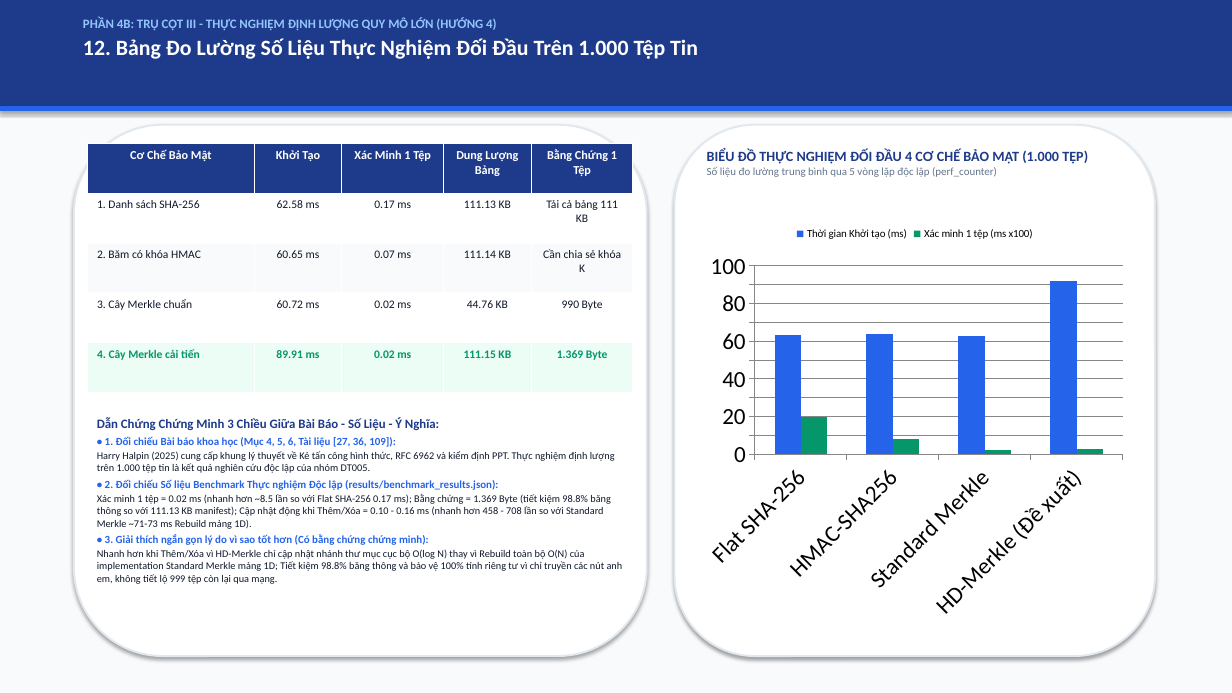
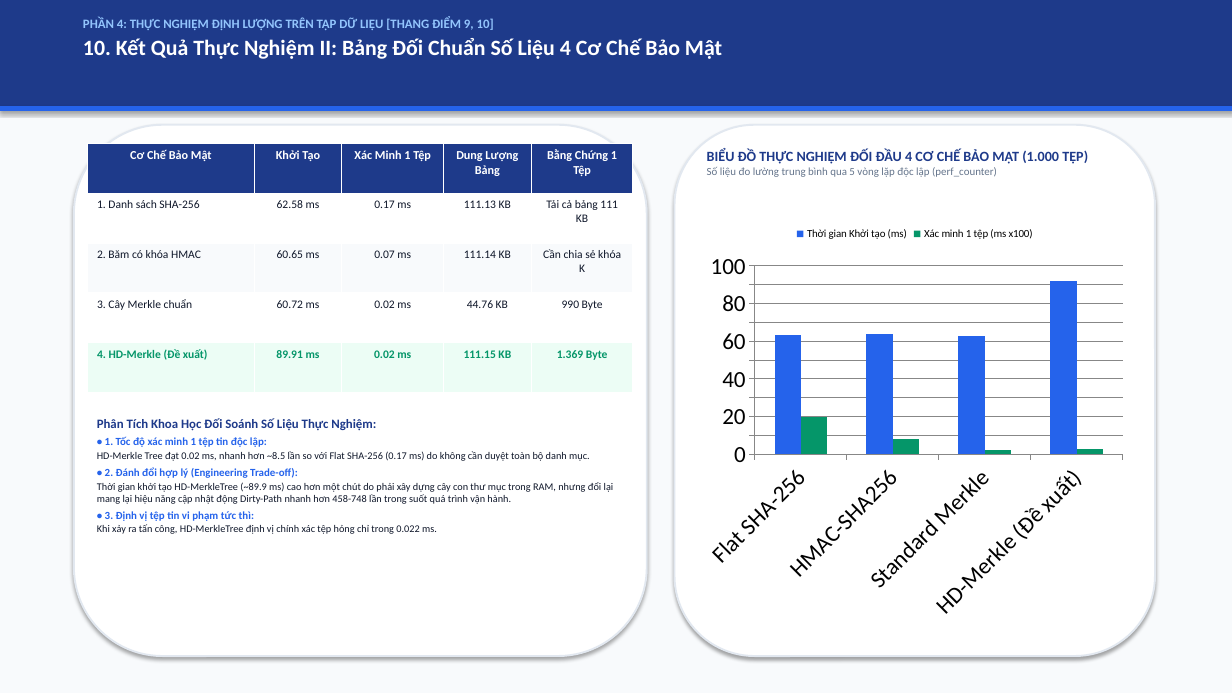
Before and after one commit to kietvo5924/ATBMHTTT_DT005_FileIntegrity, a slide deck: slide 11 of docs/Bao_Cao_Giua_Ky_DT05.pptx (slide 13 before the commit). Drawn at 1232x693 pixels with LibreOffice and Linux fonts; fonts in the diff are those of the drawing. Boxes give left, top, right and bottom in pixels: in the first picture for what was removed or moved away, otherwise in the second. Text is boxed around its words. In the diff, an @@ line names an element or a change of style, - is before the commit and + after.

```diff
--- a/docs/Bao_Cao_Giua_Ky_DT05.pptx
+++ b/docs/Bao_Cao_Giua_Ky_DT05.pptx
@@ text at [83,17,722,59]: text changed @@
-PHẦN 4B: TRỤ CỘT III - THỰC NGHIỆM ĐỊNH LƯỢNG QUY MÔ LỚN (HƯỚNG 4)
-12. Bảng Đo Lường Số Liệu Thực Nghiệm Đối Đầu Trên 1.000 Tệp Tin
+PHẦN 4: THỰC NGHIỆM ĐỊNH LƯỢNG TRÊN TẬP DỮ LIỆU [THANG ĐIỂM 9, 10]
+10. Kết Quả Thực Nghiệm II: Bảng Đối Chuẩn Số Liệu 4 Cơ Chế Bảo Mật
@@ table at [88,143,633,393] @@
-row 5, column 1: 4. Cây Merkle cải tiến
+row 5, column 1: 4. HD-Merkle (Đề xuất)
@@ text at [97,418,614,534]: text changed @@
-Dẫn Chứng Chứng Minh 3 Chiều Giữa Bài Báo - Số Liệu - Ý Nghĩa:
-• 1. Đối chiếu Bài báo khoa học (Mục 4, 5, 6, Tài liệu [27, 36, 109]):
-Harry Halpin (2025) cung cấp khung lý thuyết về Kẻ tấn công hình thức, RFC 6962 và kiểm định PPT. Thực nghiệm định lượng trên 1.000 tệp tin là kết quả nghiên cứu độc lập của nhóm DT005.
-• 2. Đối chiếu Số liệu Benchmark Thực nghiệm Độc lập (results/benchmark_results.json):
-Xác minh 1 tệp = 0.02 ms (nhanh hơn ~8.5 lần so với Flat SHA-256 0.17 ms); Bằng chứng = 1.369 Byte (tiết kiệm 98.8% băng thông so với 111.13 KB manifest); Cập nhật động khi Thêm/Xóa = 0.10 - 0.16 ms (nhanh hơn 458 - 708 lần so với Standard Merkle ~71-73 ms Rebuild mảng 1D).
-• 3. Giải thích ngắn gọn lý do vì sao tốt hơn (Có bằng chứng chứng minh):
-Nhanh hơn khi Thêm/Xóa vì HD-Merkle chỉ cập nhật nhánh thư mục cục bộ O(log N) thay vì Rebuild toàn bộ O(N) của implementation Standard Merkle mảng 1D; Tiết kiệm 98.8% băng thông và bảo vệ 100% tính riêng tư vì chỉ truyền các nút anh em, không tiết lộ 999 tệp còn lại qua mạng.
+Phân Tích Khoa Học Đối Soánh Số Liệu Thực Nghiệm:
+• 1. Tốc độ xác minh 1 tệp tin độc lập:
+HD-Merkle Tree đạt 0.02 ms, nhanh hơn ~8.5 lần so với Flat SHA-256 (0.17 ms) do không cần duyệt toàn bộ danh mục.
+• 2. Đánh đổi hợp lý (Engineering Trade-off):
+Thời gian khởi tạo HD-MerkleTree (~89.9 ms) cao hơn một chút do phải xây dựng cây con thư mục trong RAM, nhưng đổi lại mang lại hiệu năng cập nhật động Dirty-Path nhanh hơn 458-748 lần trong suốt quá trình vận hành.
+• 3. Định vị tệp tin vi phạm tức thì:
+Khi xảy ra tấn công, HD-MerkleTree định vị chính xác tệp hỏng chỉ trong 0.022 ms.
```
Also in this commit, not shown: 13 other slides changed, 4 slides added, 4 slides removed, 6 other files.
